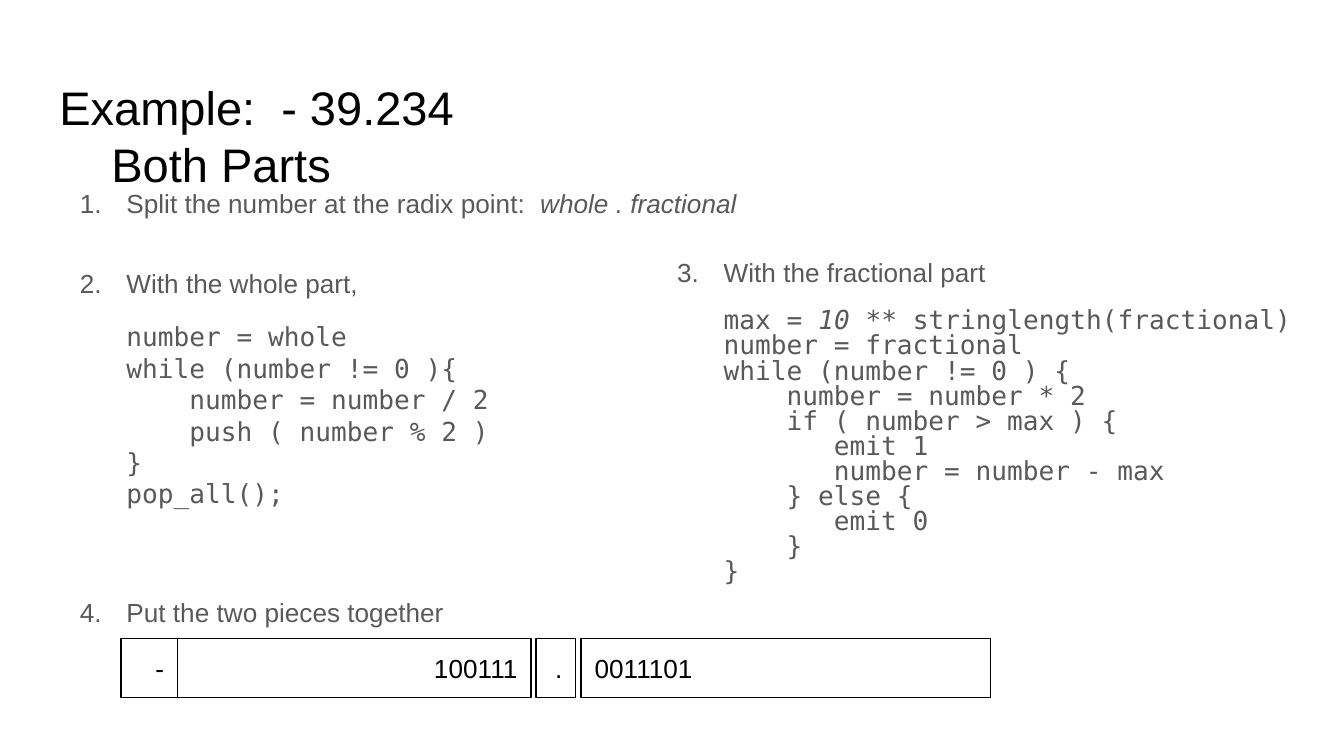
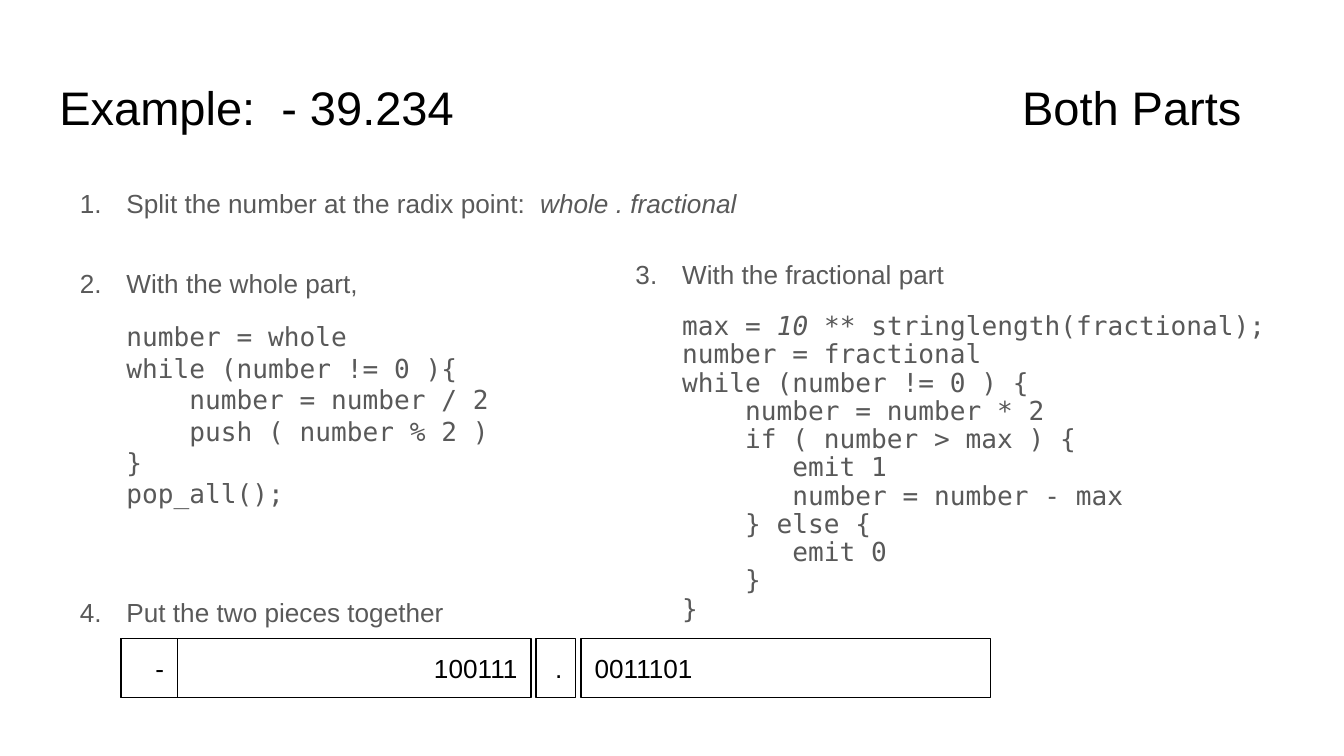
Before and after one commit to sgarcia0206/comp122-f23, a slide deck: slide 10 of format-encodings/slide_presentations/.hidden/conversion-between-bases.pptx. Drawn at 1344x756 pixels with LibreOffice and Linux fonts; fonts in the diff are those of the drawing. Boxes give left, top, right and bottom in pixels: in the first picture for what was removed or moved away, otherwise in the second. Text is boxed around its words. In the diff, an @@ line names an element or a change of style, - is before the commit and + after.

```diff
--- a/format-encodings/slide_presentations/.hidden/conversion-between-bases.pptx
+++ b/format-encodings/slide_presentations/.hidden/conversion-between-bases.pptx
@@ title "Example: - 39.234 Both Parts" rewrapped from box(59, 91, 454, 183) to box(59, 91, 1242, 134) @@
@@ text "With the fractional part": place and size @@
-text "With the fractional part" at box(724, 263, 1291, 531)
+text "With the fractional part" at box(682, 265, 1265, 562)
@@ text at box(682, 265, 944, 290): line spacing 0.8 to 0.9 @@
@@ text at box(682, 315, 1265, 562): text changed @@
-max = 10 ** stringlength(fractional)
-number = fractional
-while (number != 0 ) {
-number = number * 2
-if ( number > max ) {
-emit 1
-number = number - max
-} else {
-emit 0
-}
-}
+max = 10 ** stringlength(fractional);
+number = fractional
+while (number != 0 ) {
+number = number * 2
+if ( number > max ) {
+emit 1
+number = number - max
+} else {
+emit 0
+}
+}
```
Also in this commit, not shown: 9 other slides changed, 3 slides removed, 2 other files.
